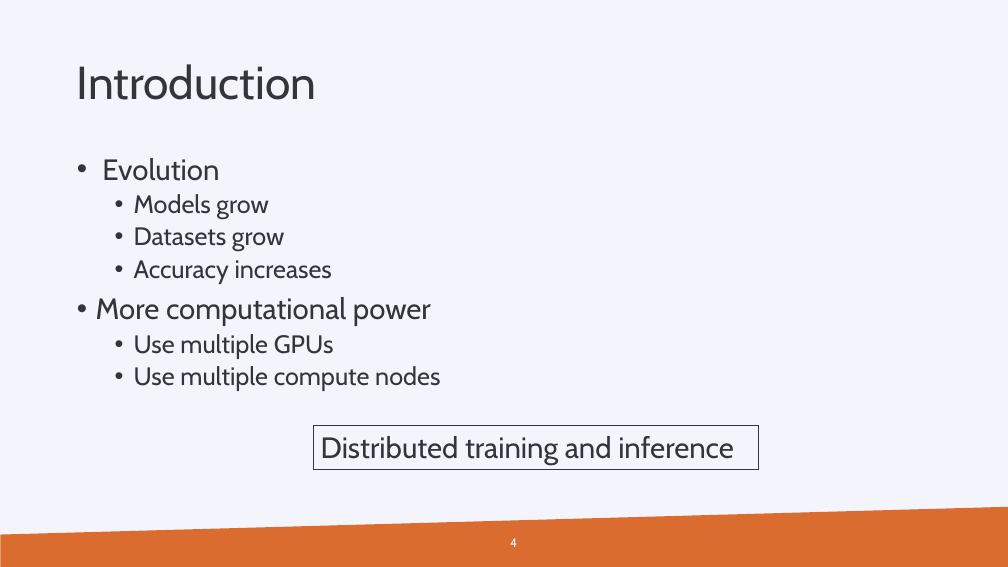
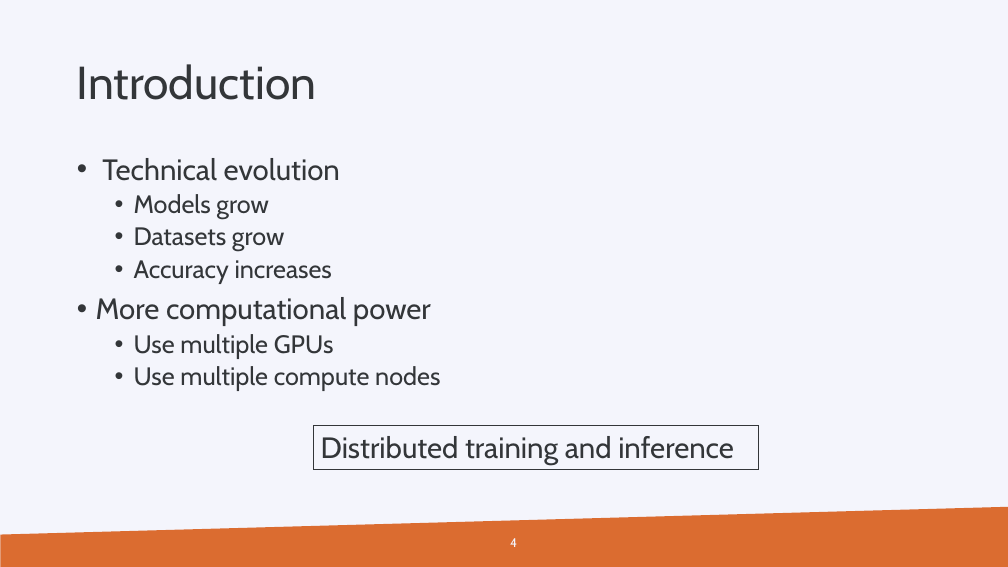
Before and after one commit to gjbex/Machine-learning-with-Python, a slide deck: slide 4 of multi_gpu.pptx. Drawn at 1008x567 pixels with LibreOffice and Linux fonts; fonts in the diff are those of the drawing; background and template pictures are left out. Boxes give left, top, right and bottom in pixels: in the first picture for what was removed or moved away, otherwise in the second. Text is boxed around its words. In the diff, an @@ line names an element or a change of style, - is before the commit and + after.

```diff
--- a/multi_gpu.pptx
+++ b/multi_gpu.pptx
@@ text at [102,158,340,181]: text changed @@
-• Evolution
+• Technical evolution
```
Also in this commit, not shown: 1 other slide changed, 3 slides added, 1 other file.
